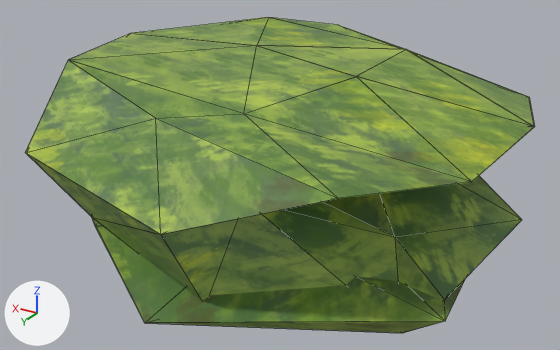
Two versions of the glTF model models/trees/foliage3.glb, one commit apart.
Rendered twice from a 50 mm camera at (-11.82, 20.53, 8.77) aimed at (0.5, 0.0, -1.49). Arrows for +X, +Y and +Z are at lower left; the lights stay in place. Mesh edges are drawn as thin lines. Vertices at the same position are counted once.

Objects in the first picture: 'foliage1.002'.
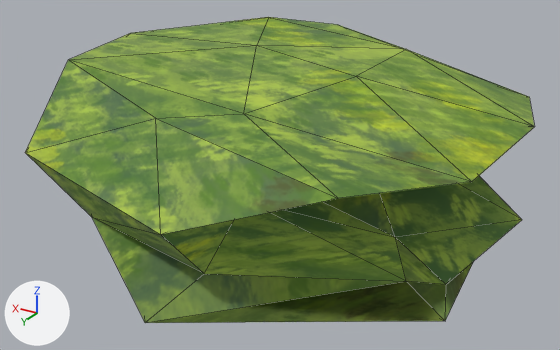
Location of each change, [x1, y1, x2, y2] in pixels of the pictures (560 x 350 px; the box of a moved part takes in the faces that stretch with it):
```json
{"object": "foliage1.002", "change": "reshaped", "before": [25, 17, 534, 333], "after": [25, 17, 534, 323]}
{"part": 1, "of": "me_icosphere_002", "change": "deleted", "before": [93, 218, 466, 333], "on screen": "green"}
{"part": 2, "of": "me_icosphere_002", "change": "moved or reshaped", "before": [93, 220, 145, 322], "on screen": "not visible afterwards"}
{"part": 3, "of": "me_icosphere_002", "change": "moved or reshaped", "before": [92, 210, 522, 320], "after": [92, 210, 521, 323]}
```

Edits to the scene script, one JSON object a line:
```json
{"op": "add", "block": "mat_foliage_mtl", "code": ["mat_foliage_mtl = principled_material('foliage_MTL')", "mat_foliage_mtl.texture = img_cp_foliage", "mat_foliage_mtl.roughness = 1.0"]}
{"block": "me_icosphere_002", "where": "# used by ob_foliage1_002; location = (0.0, 0.0, 0.0)"}
{"block": "me_icosphere_002", "where": "# verts and faces of me_icosphere_002; kept vertices keep their numbers, new ones are numbered from 84"}
{"block": "me_icosphere_002", "where": "# before: 7 (2.7, 6.5, -1.2) at pixel (95, 226)"}
{"block": "me_icosphere_002", "where": "# before: 12 (-6.4, 2.8, -2.6) at pixel (444, 299), 15 (-1.3, 6.7, -2.4), 16 (-5.6, 3.7, -3.5) at pixel (402, 332)"}
{"op": "remove", "block": "me_icosphere_002", "code": "me_icosphere_002.from_pydata(...)  # 84 vertices, 160 faces; spans x -6.8..7.4, y -9.5..8.2, z -3.5..2.5"}
{"op": "remove", "block": "me_icosphere_002", "code": "me_icosphere_002.materials.append(mat_foliage)  # picture img_cp_foliage"}
{"op": "add", "block": "me_icosphere_002", "code": "me_icosphere_002.from_pydata(...)  # 42 vertices, 80 faces; spans x -6.8..7.4, y -9.5..8.2, z -3.5..2.5"}
{"block": "me_icosphere_002", "change": "me_icosphere_002 part 1: the loose piece of 42 vertices spanning x -6.8..7.4, y -9.4..8.2, z -3.5..2.5 is deleted"}
{"block": "me_icosphere_002", "change": "me_icosphere_002 part 2"}
{"op": "add", "block": "me_icosphere_002", "code": "verts[7] = (2.7, 4.6, -1.2)  # moved"}
{"block": "me_icosphere_002", "change": "me_icosphere_002 part 3"}
{"op": "add", "block": "me_icosphere_002", "code": "verts[12] = (-6.4, 2.8, -2.2)  # moved, pixel (446, 284)"}
{"op": "add", "block": "me_icosphere_002", "code": "verts[15] = (-1.3, 6.7, -1.4)  # moved, pixel (204, 273)"}
{"op": "add", "block": "me_icosphere_002", "code": "verts[16] = (-5.6, 3.7, -1.9)  # moved, pixel (406, 281)"}
{"op": "add", "block": "me_icosphere_002", "code": "me_icosphere_002.materials.append(mat_foliage_mtl)  # picture img_cp_foliage"}
```
